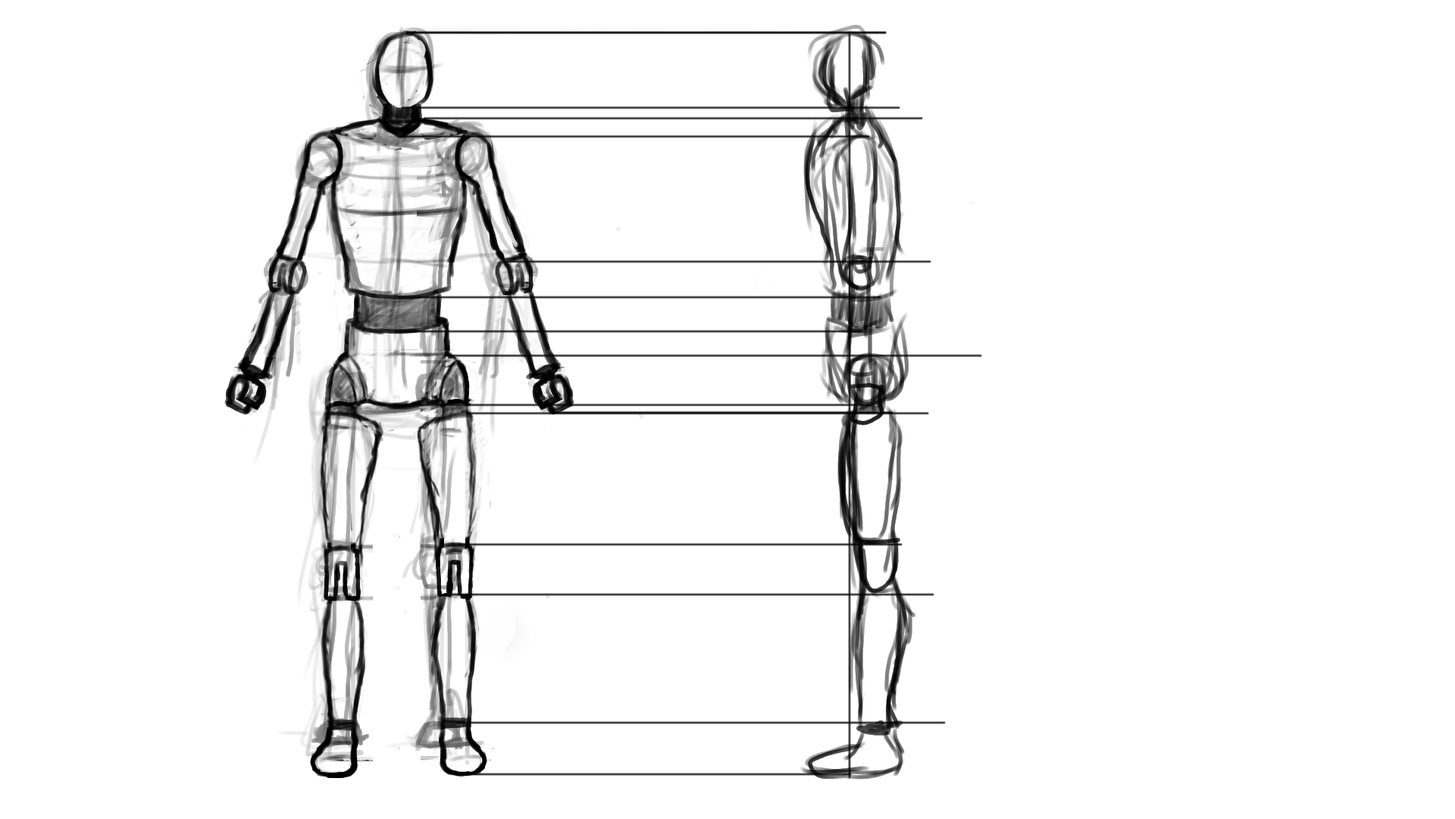
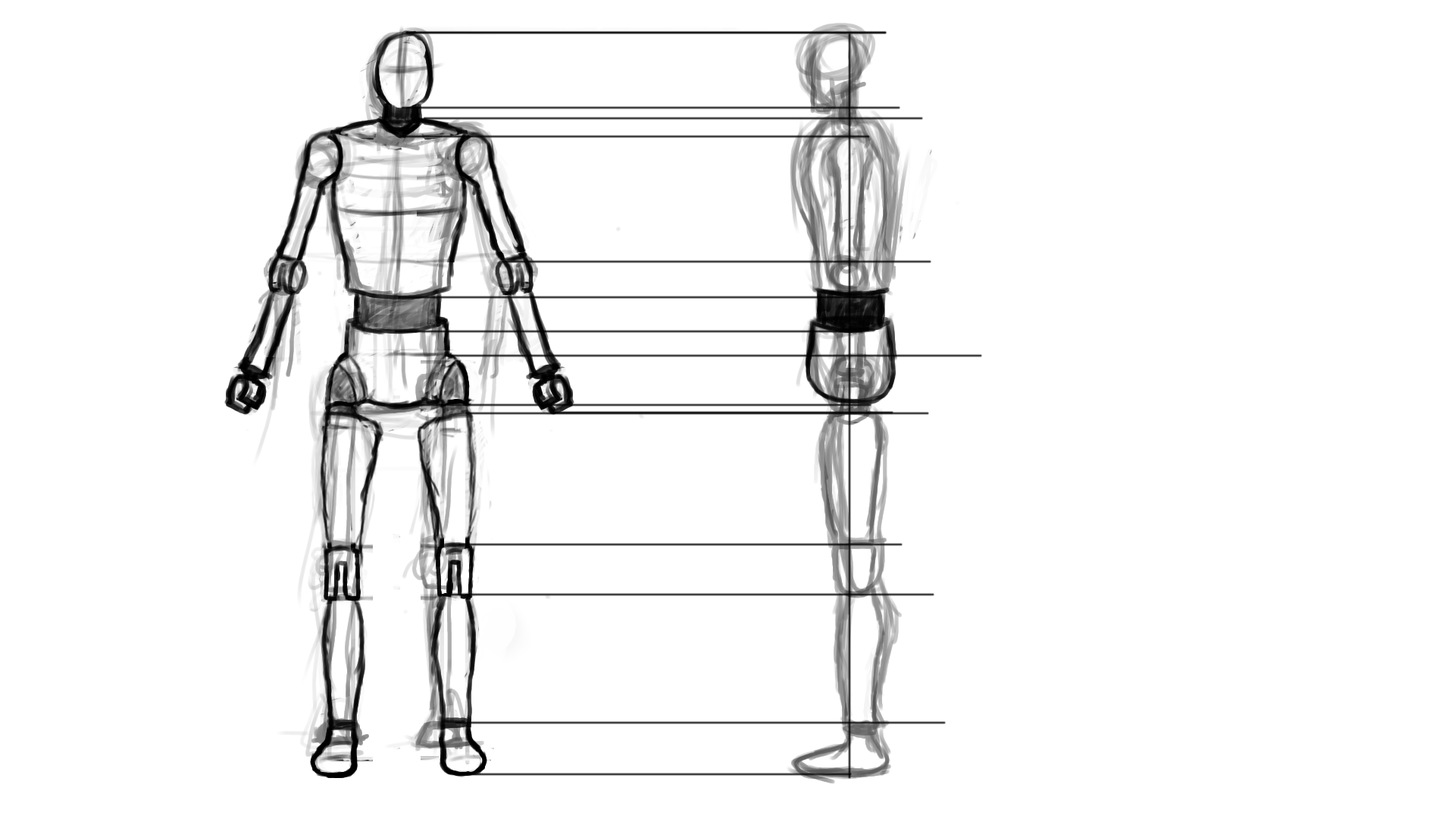
The second w=1455, h=819 image is a revision of the first. Changes to its layers:
added layer "Layer #5" above "Layer #4" over (804, 285, 898, 405)
added layer "Layer #4" (44%) above "Layer #3" over (791, 22, 975, 784)
added layer "Layer #3" (45%) above "Pasted Layer" over (739, 24, 959, 780)
painted on "Pasted Layer" over (739, 24, 975, 780)
